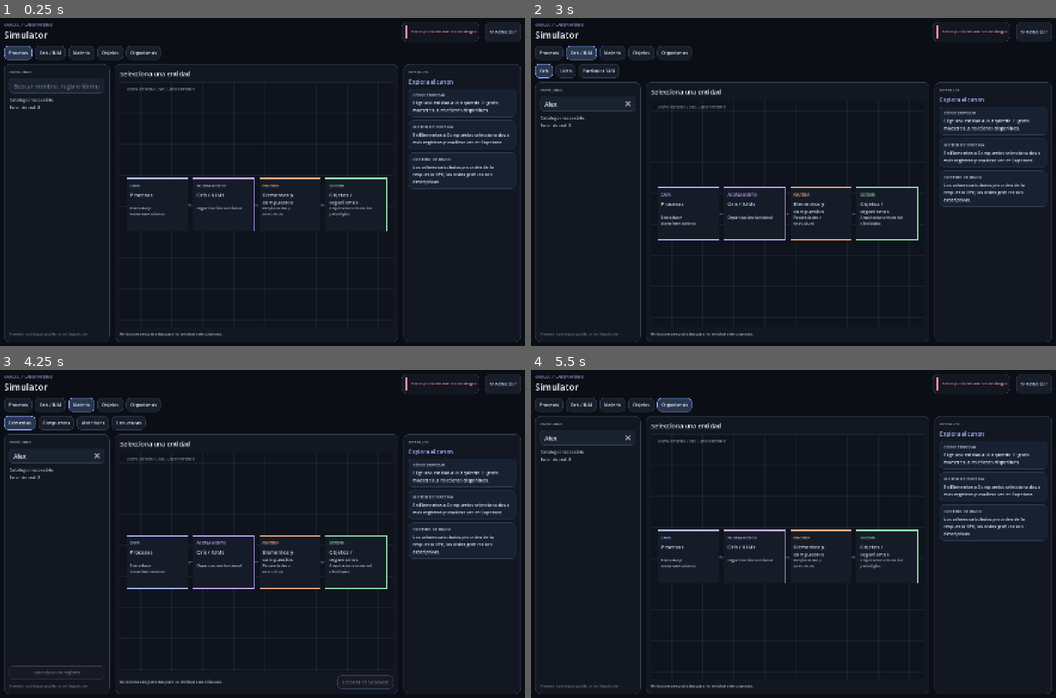
Above: before the commit, frames 1-4 (two rows, left to right).
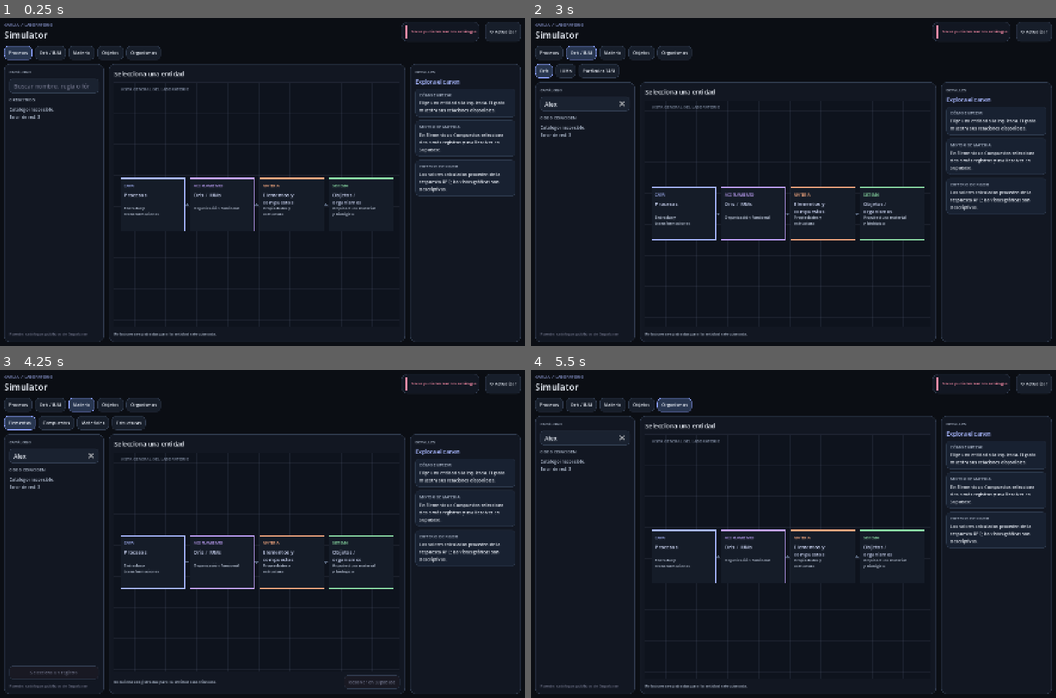
Above: after the commit, the same moments.

Repository: Franilover/Simulator
Game: Godot game, scene res://scenes/main.tscn
Two runs of this game, one before a commit and one after it. Both use one fixed random seed, a clock stepped at 60 frames per second and the inputs below.
Inputs (mouse positions are in pixels of both pictures, inside the frame that each line leads up to):
- Up to frame 1 (0.25 s): no input
- Up to frame 2 (3 s): click (588, 86) at 0.52 s; type "Alex" at 0.6 s; click "↻ Actualizar" at 1.25 s; click "Procesos" at 2 s; click "Oris / IUM" at 2.75 s
- Up to frame 3 (4.25 s): click "Materia" at 3.5 s
- Up to frame 4 (5.5 s): click "Objetos" at 4.25 s; click "Organismos" at 5 s

The runs differ from the first frame. In frame 1, 2.9% of the frame differs, in the area x 1-99%, y 13-99%; in frame 2, 3.0%; in frame 3, 3.0%, in the area x 1-99%, y 19-99%; in frame 4, 2.9%.

Commit message:
Add catalog result context and refine graph contrast

Diff:
--- a/scripts/simulator.gd
+++ b/scripts/simulator.gd
@@ -22,7 +22,7 @@
 	const INK := Color("#cdd6f4")
 	const ACCENT := Color("#b4befe")
 	const SUBTLE := Color("#8793aa")
-	const LINE := Color("#45475a")
+	const LINE := Color("#56647b")
 
 	func set_graph(data: Array, title_text: String) -> void:
 		nodes_data = data
@@ -118,6 +118,7 @@
 var mode_tabs: HBoxContainer
 var subnav: HBoxContainer
 var catalog_list: VBoxContainer
+var catalog_count_label: Label
 var search_input: LineEdit
 var graph: FlowCanvas
 var inspector_content: VBoxContainer
@@ -207,7 +208,7 @@
 	page.add_child(body)
 
 	var left_panel := _panel()
-	left_panel.custom_minimum_size = Vector2(286, 0)
+	left_panel.custom_minimum_size = Vector2(270, 0)
 	body.add_child(left_panel)
 	var left := VBoxContainer.new()
 	left.add_theme_constant_override("separation", 10)
@@ -222,6 +223,8 @@
 	search_input.add_theme_stylebox_override("focus", _field_style(true))
 	search_input.text_changed.connect(_on_search_changed)
 	left.add_child(search_input)
+	catalog_count_label = _label("CARGANDO REGISTROS", 10, MUTED)
+	left.add_child(catalog_count_label)
 
 	var list_scroll := ScrollContainer.new()
 	list_scroll.size_flags_vertical = Control.SIZE_EXPAND_FILL
@@ -352,7 +355,7 @@
 	result_content.add_child(result_label)
 
 	var right_panel := _panel()
-	right_panel.custom_minimum_size = Vector2(318, 0)
+	right_panel.custom_minimum_size = Vector2(300, 0)
 	body.add_child(right_panel)
 	var right := VBoxContainer.new()
 	right.add_theme_constant_override("separation", 7)
@@ -647,6 +650,9 @@
 		subtitle.mouse_filter = Control.MOUSE_FILTER_IGNORE
 		row_content.add_child(subtitle)
 		catalog_list.add_child(row)
+	if is_instance_valid(catalog_count_label):
+		var total := entries.size()
+		catalog_count_label.text = "%d REGISTROS" % total if query.is_empty() else "%d DE %d COINCIDEN" % [count, total]
 	if count == 0:
 		var message := "Consultando Supabase…"
 		if finished.get(current_key, false):
